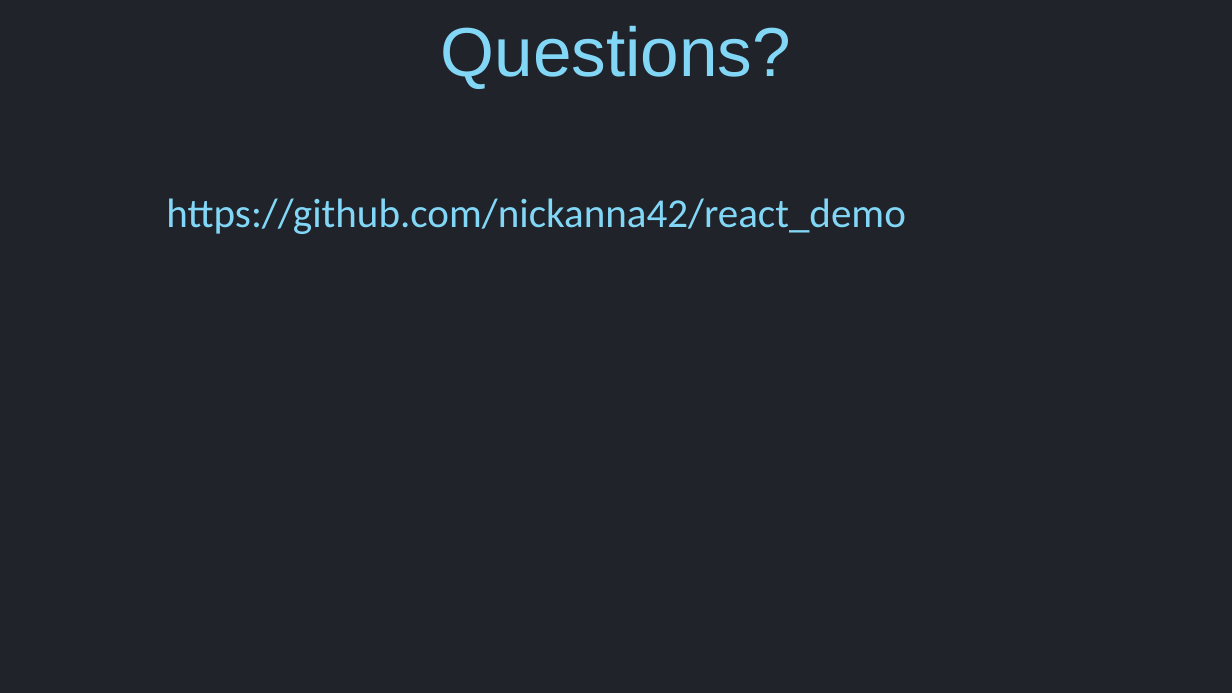
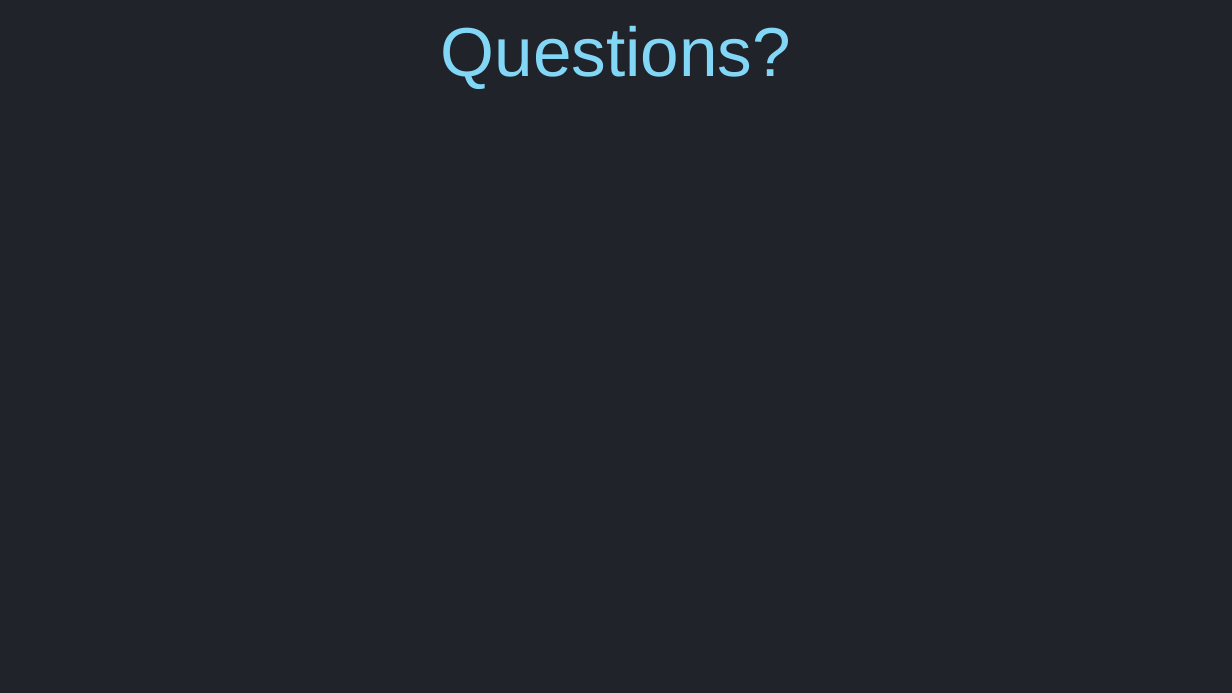
Before and after one commit to danielzhangcs/react_demo, a slide deck: slide 7 of React-demo.pptx. Drawn at 1232x693 pixels with LibreOffice and Linux fonts; fonts in the diff are those of the drawing. Boxes give left, top, right and bottom in pixels: in the first picture for what was removed or moved away, otherwise in the second. Text is boxed around its words. In the diff, an @@ line names an element or a change of style, - is before the commit and + after.

Commit message:
update ppt

```diff
--- a/React-demo.pptx
+++ b/React-demo.pptx
@@ text removed at (x1=166, y1=198, x2=906, y2=234) @@
-  https://github.com/nickanna42/react_demo
```
